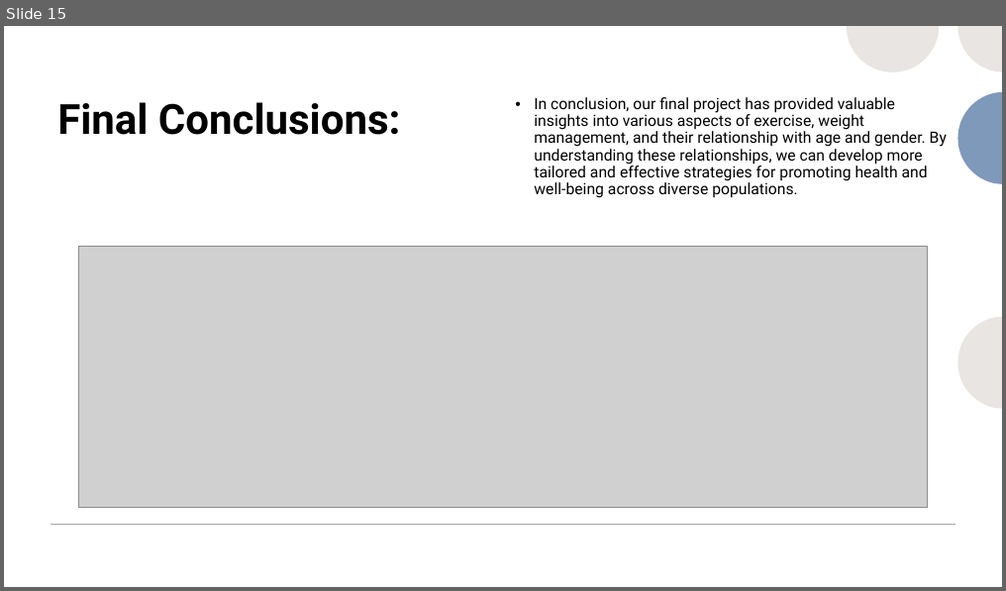
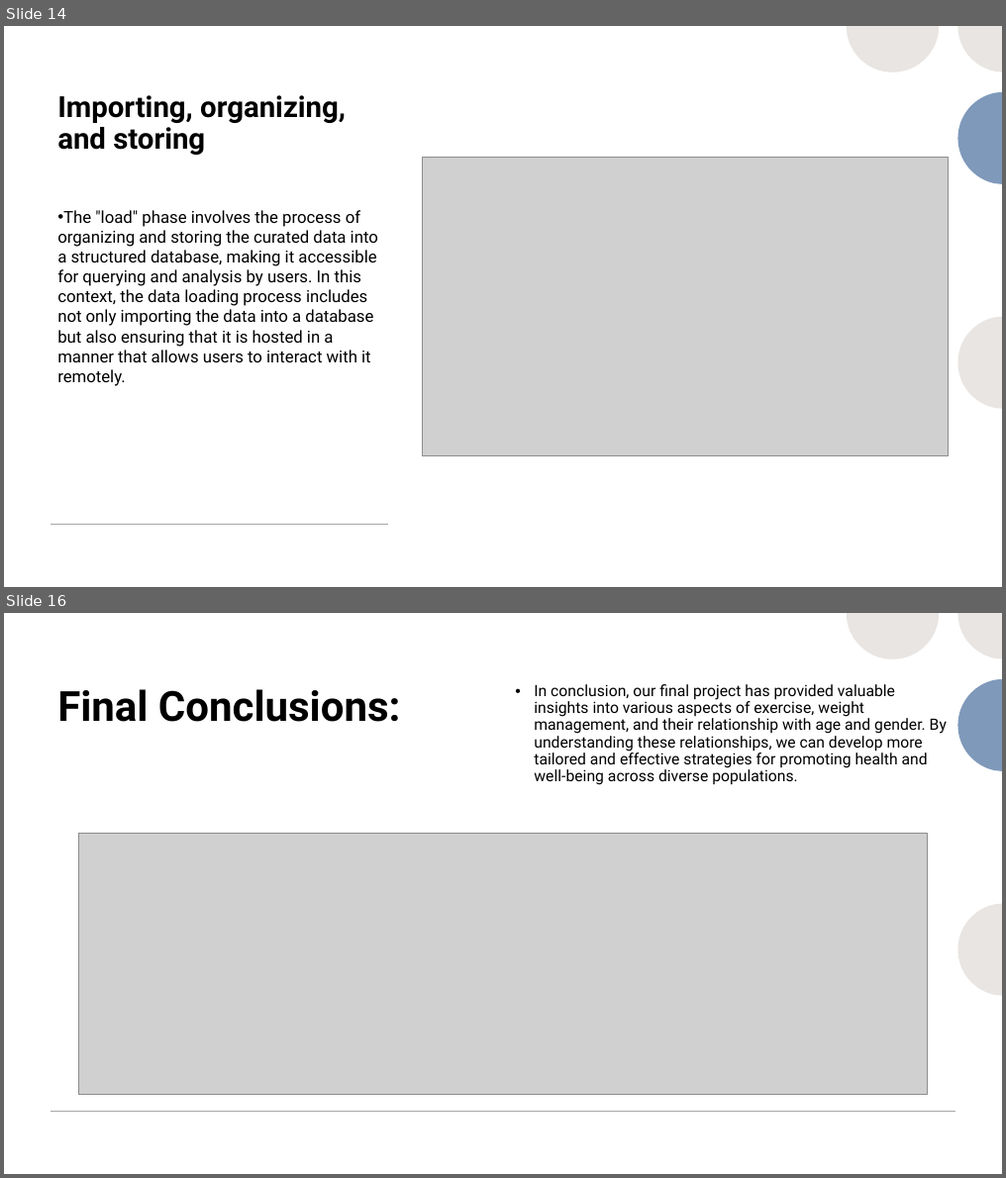
Before and after one commit to Zoouri/Project-3---Group-3, a slide deck: Presentation.pptx. Shown one above the other, each under a label of ours: slide 15 before the commit, slides 14 and 16 after it; the slides between them are not shown. The pictures are 1006x591 and 1006x1178 pixels, drawn with LibreOffice and Linux fonts; fonts in the diff are those of the drawing; grey boxes stand for pictures. Boxes give left, top, right and bottom in pixels: in the first picture for what was removed or moved away, otherwise in the second. Text is boxed around its words. In the diff, an @@ line names an element or a change of style, - is before the commit and + after.

```diff
--- a/Presentation.pptx
+++ b/Presentation.pptx
@@ slide 14 added at [4, 26, 1002, 587], background #FFFFFF; not listed: 2 template elements that a slide beside it also shows @@
@@ rectangle added at [4, 26, 1002, 587], fill #FFFFFF @@
@@ group added at [846, 26, 1002, 408]: 4 freeform shapes @@
@@ group added at [735, 26, 1002, 587]: 8 freeform shapes @@
@@ title added at [57, 95, 346, 155], 28 pt, text #000000, bold @@
+Importing, organizing, and storing
@@ picture added at [422, 157, 948, 456] @@
@@ text added at [57, 210, 378, 386], 16 pt, text #000000 @@
+• The "load" phase involves the process of organizing and storing the curated data into a structured database, making it accessible for querying and analysis by users. In this context, the data loading process includes not only importing the data into a database but also ensuring that it is hosted in a manner that allows users to interact with it remotely.
@@ line added from (51, 525) to (389, 525), #A6A6A6 1 pt @@
@@ what was slide 15 is now slide 16 @@
```
Also in this commit, not shown: 1 slide changed, 8 other slides added, 10 slides removed, 1 other file.
